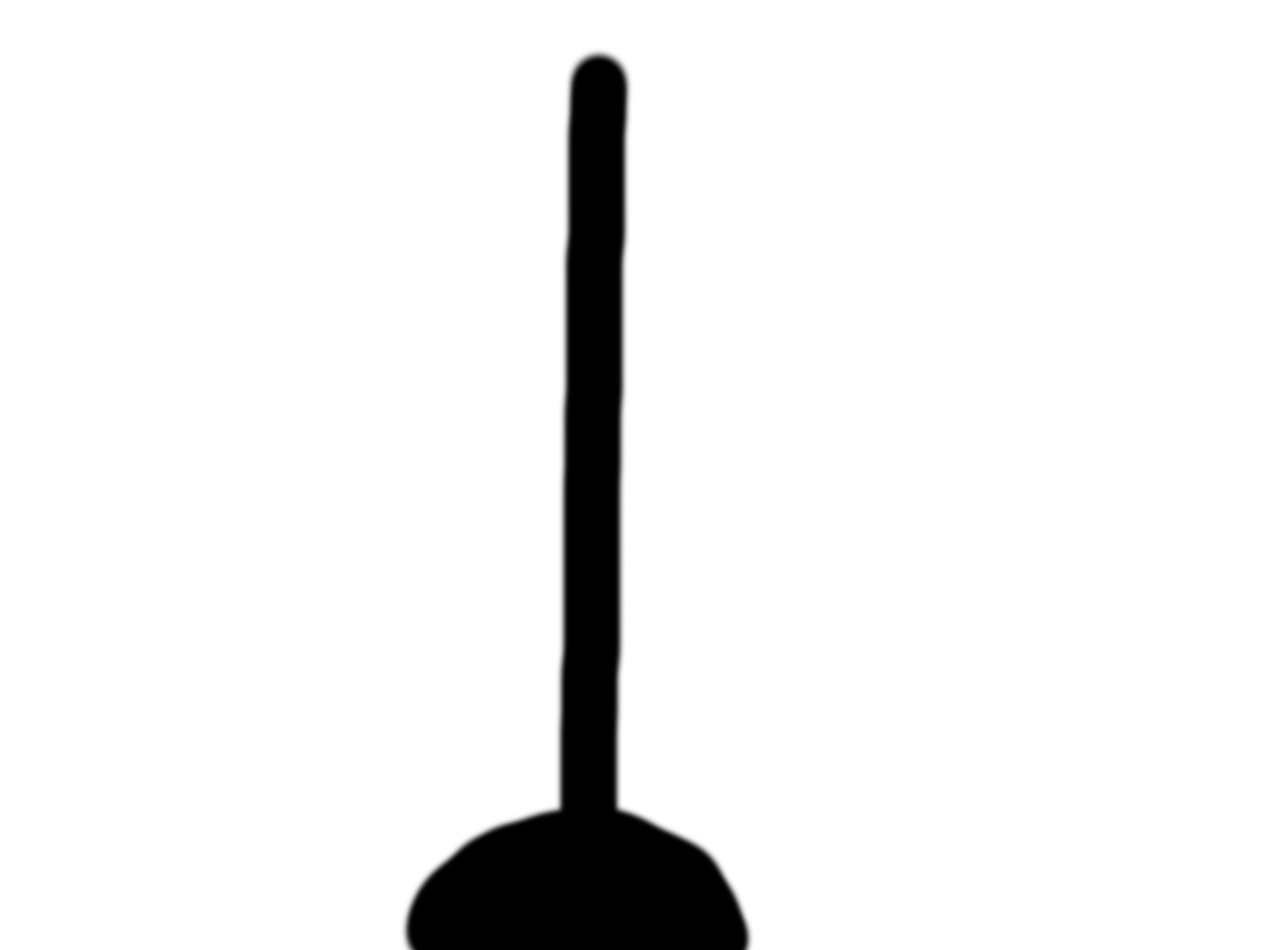
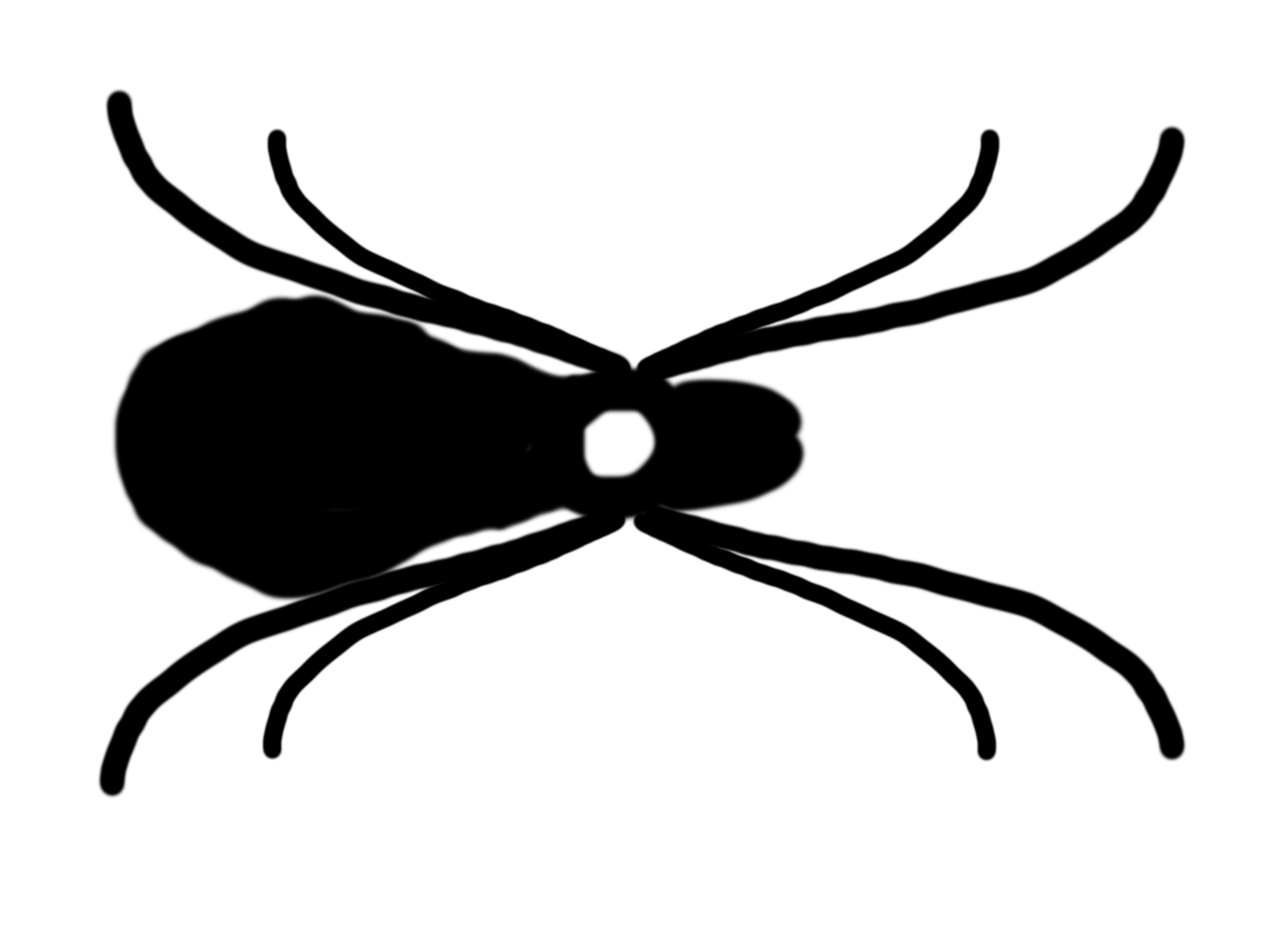
Two versions of the same layered image (1267x950). Layer-by-layer changes:
removed layer "Layer 2" (1st of 2) over [553, 47, 635, 857]
removed layer "Layer 2" (2nd of 2) over [399, 801, 755, 950]
added layer "Mouth2" above "Mouth1" over [658, 373, 808, 458]
added layer "Mouth1" above "Tentacle7" over [646, 423, 809, 517]
added layer "Tentacle7" above "Tentacle6" over [260, 508, 628, 762]
added layer "Tentacle6" above "Tentacle5" over [630, 509, 999, 763]
added layer "Tentacle5" above "Tentacle4" over [639, 500, 1187, 764]
added layer "Tentacle4" above "Tentacle8" over [265, 126, 633, 381]
added layer "Tentacle8" above "Tentacle3" over [96, 501, 628, 800]
added layer "Tentacle3" above "Tentacle2" over [103, 87, 635, 385]
added layer "Tentacle2" above "Tentacle1" over [634, 127, 1002, 381]
added layer "Tentacle1" above "Body2" over [639, 123, 1187, 387]
added layer "Body2" above "Body1" over [110, 289, 612, 605]
added layer "Body1" over [531, 363, 703, 525]
